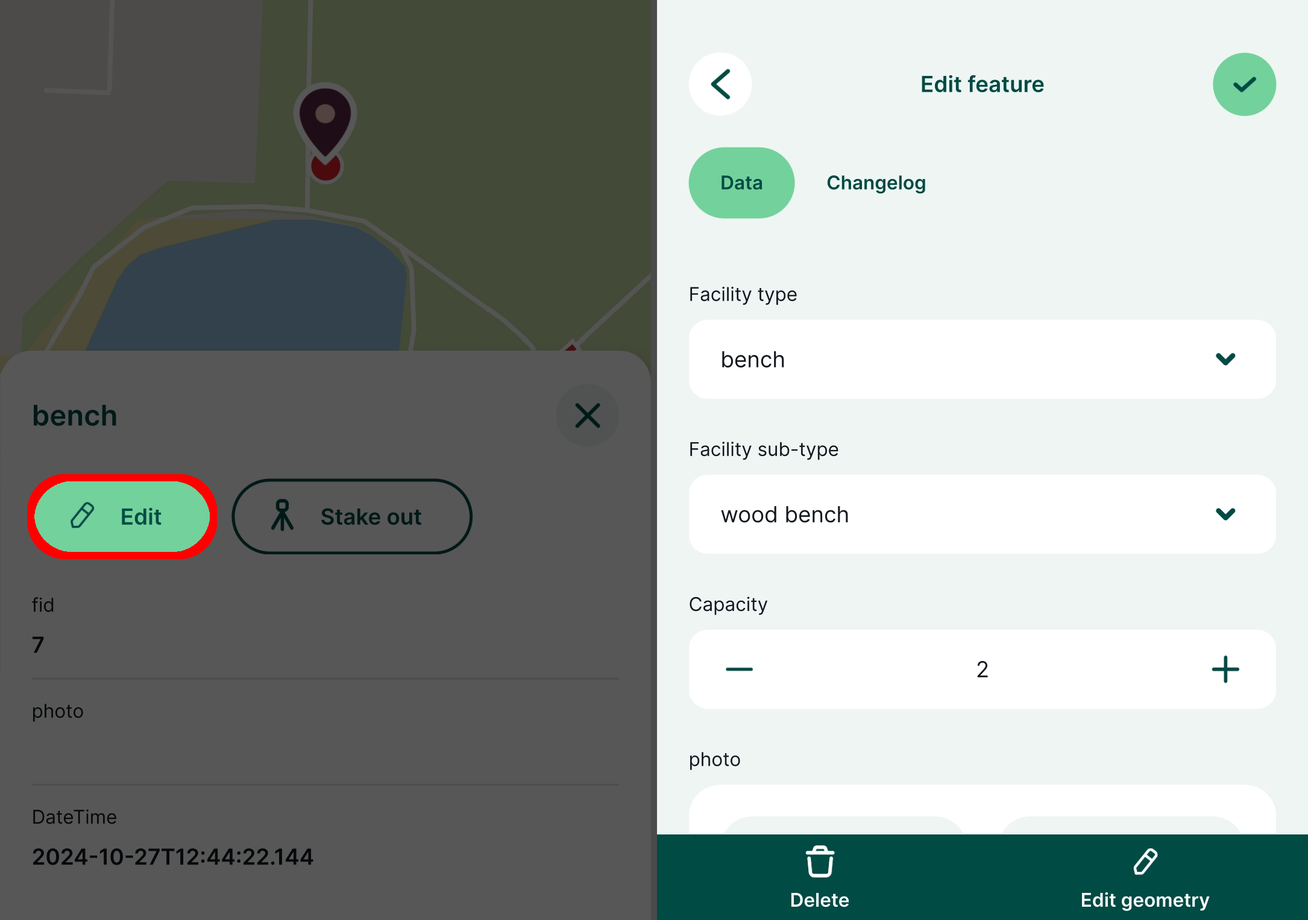
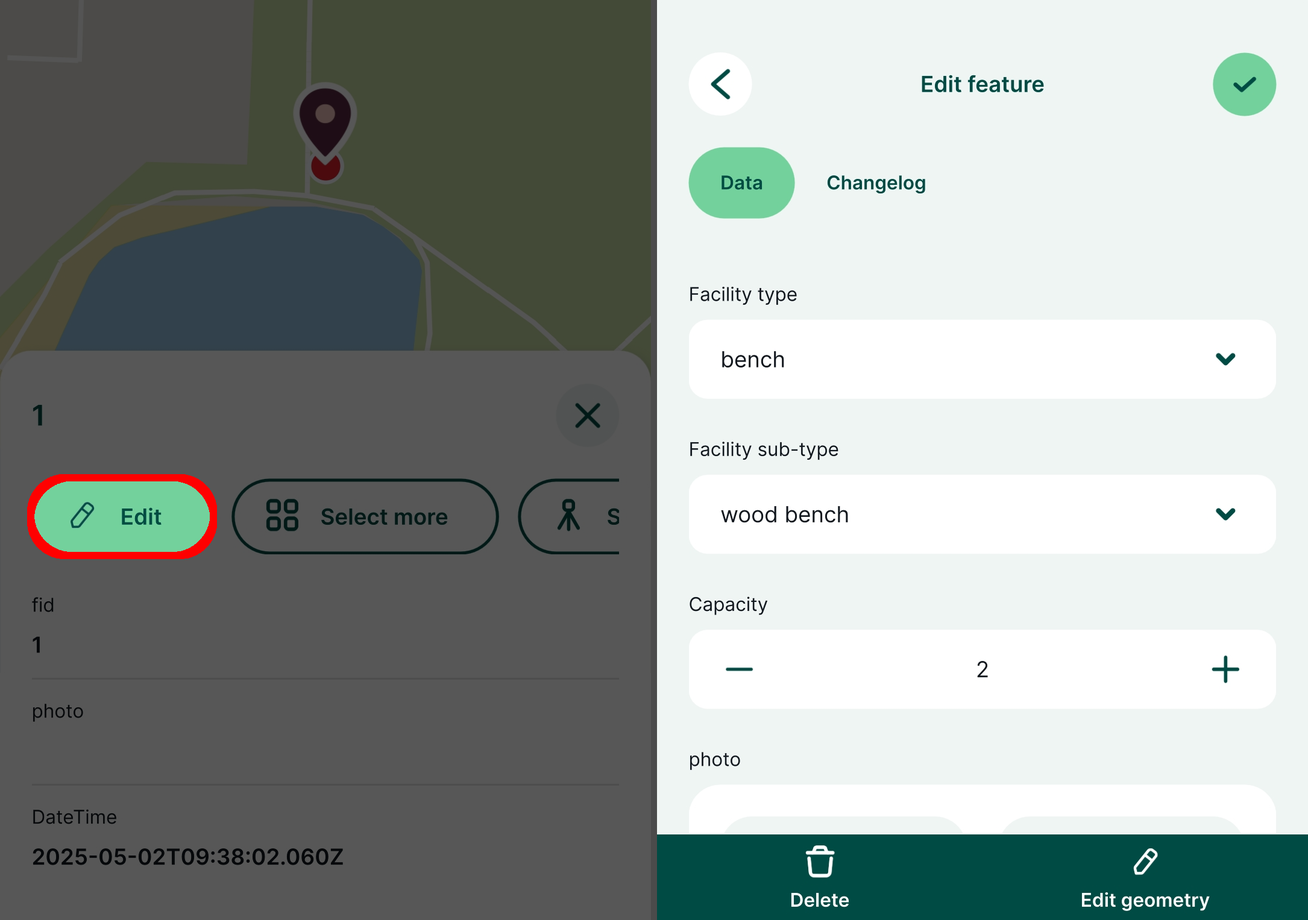
Layered file, before and after one edit (1308 × 920). Changes by layer:
painted on "Screenshot_20241027_124545.jpg" over [0, 0, 651, 866]
